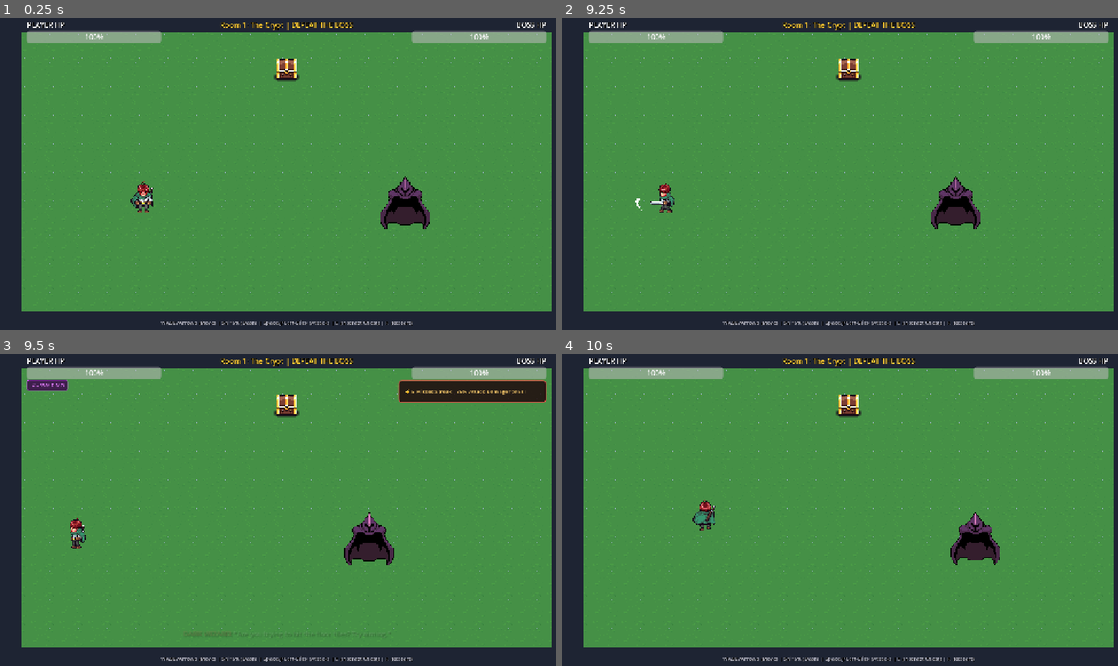
Above: before the commit, frames 1-4 (two rows, left to right).
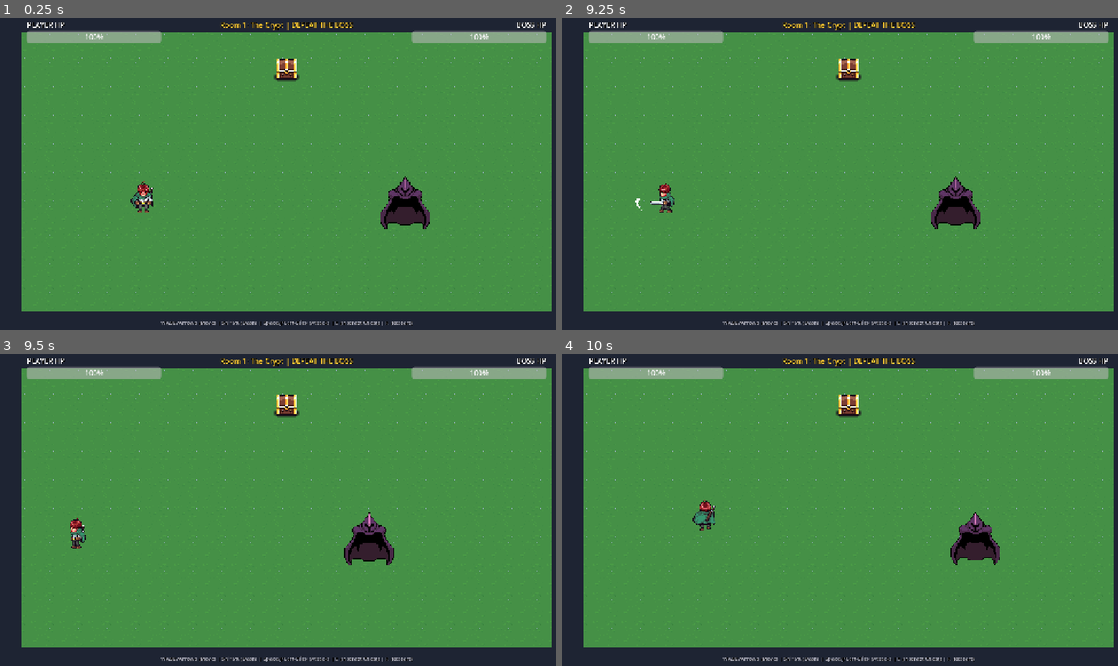
Above: after the commit, the same moments.

Repository: dakshshrivastava2025/SkillIssue.exe
Game: Godot game, scene res://scenes/main.tscn
The game is run twice, just before and just after one commit, with the same random seed, the same clock (stepped at 60 frames per second) and the same inputs.
Inputs:
- Up to frame 1 (0.25 s): no input
- Up to frame 2 (9.25 s): tap Enter at 0.5 s; hold Right (move_right) 0.53-1.28 s; tap J (attack) at 0.6, 1.55, 2.1, 3.05, 4.55, 5.85, 7.35, 9.05 s; tap R at 0.8, 1.35, 2.3, 3.6, 5.3, 6.6, 8.3, 8.85 s; hold Down (move_down) 1.28-2.03 s; hold Right (move_right) 2.03-2.78 s; hold Up (move_up) 2.78-3.53 s; tap Shift (dash) at 2.85, 8.1 s; hold Left (move_left) 3.53-5.03 s; tap E at 4.35 s; hold Down (move_down) 5.03-5.78 s; hold K 5.03-5.78 s; hold Right (move_right) 5.78-6.53 s; hold Up (move_up) 6.53-7.28 s; hold Right (move_right) 7.28-8.03 s; hold Down (move_down) 8.03-8.78 s; hold Left (move_left) from 8.78 s (still down)
- Up to frame 3 (9.5 s): keep holding Left (move_left)
- Up to frame 4 (10 s): release Left (move_left) at 9.53 s; hold Up (move_up) from 9.53 s (still down); tap E at 9.6 s; tap R at 9.8 s

Frames 1-2 are identical in both runs. In frame 3, 2.2% of the frame differs, in the area x 4-99%, y 8-91%; in frame 4, nothing differs.

Commit message:
Fix laser tracking glitch on state change and reset full telemetry on restart

Diff:
--- a/scripts/boss/boss_controller.gd
+++ b/scripts/boss/boss_controller.gd
@@ -269,6 +269,16 @@
 	current_state = new_state
 	state_timer = duration
 
+	# Strict safety cleanup: guarantee beam visuals/colliders are disabled when not in attack state
+	if new_state != State.ATTACK_THIN:
+		thin_beam_collision.disabled = true
+		thin_beam_sprite.visible = false
+	if new_state != State.ATTACK_MEGA:
+		charged_beam_collision.disabled = true
+		charged_beam_sprite.visible = false
+	if new_state != State.ATTACK_MELEE and melee_collision:
+		melee_collision.disabled = true
+
 func take_damage(amount: int) -> void:
 	current_health = max(0, current_health - amount)
 	boss_health_changed.emit(current_health, max_health)
--- a/scripts/main.gd
+++ b/scripts/main.gd
@@ -21,6 +21,11 @@
 
 func _ready() -> void:
 	_setup_room(current_room)
+
+	if current_room == 1:
+		var ai = get_node_or_null("/root/AIDirector")
+		if ai:
+			ai.reset_full_session()
 
 	if player:
 		player.health_changed.connect(hud.update_player_hp)
@@ -67,4 +72,8 @@
 func _unhandled_input(event: InputEvent) -> void:
 	if event is InputEventKey and event.keycode == KEY_R and event.pressed:
 		get_tree().paused = false
+		current_room = 1
+		var ai = get_node_or_null("/root/AIDirector")
+		if ai:
+			ai.reset_full_session()
 		get_tree().reload_current_scene()
--- a/scripts/systems/ai_director.gd
+++ b/scripts/systems/ai_director.gd
@@ -65,15 +65,32 @@
 	http_request = HTTPRequest.new()
 	add_child(http_request)
 	http_request.request_completed.connect(_on_request_completed)
-	reset_session_modifiers()
-
-func reset_session_modifiers() -> void:
+	reset_full_session()
+
+func reset_full_session() -> void:
+	player_kills = 0
+	damage_dealt_total = 0.0
+	damage_taken_total = 0.0
+	damage_taken_recent = 0.0
+	missed_attacks = 0
+	hit_attacks = 0
+	consecutive_misses = 0
+
+	dodge_counts = {"left": 0, "right": 0, "up": 0, "down": 0}
+	total_retreat_time = 0.0
+	retreat_timer_streak = 0.0
+	dominant_dodge = ""
+	is_retreater = false
+
 	speed_debuff_active = false
 	damage_debuff_active = false
 	dash_disabled_active = false
-	consecutive_misses = 0
-	retreat_timer_streak = 0.0
 	intervention_cooldowns.clear()
+
+	_evaluate_state_space()
+
+func reset_session_modifiers() -> void:
+	reset_full_session()
 
 # --- Telemetry Ingestion with Higher Statistical Thresholds ---
 func record_kill() -> void:
--- a/scripts/ui/hud_controller.gd
+++ b/scripts/ui/hud_controller.gd
@@ -62,6 +62,9 @@
 
 func _on_retry_pressed() -> void:
 	get_tree().paused = false
+	var ai = get_node_or_null("/root/AIDirector")
+	if ai:
+		ai.reset_full_session()
 	get_tree().reload_current_scene()
 
 func _unhandled_input(event: InputEvent) -> void:
